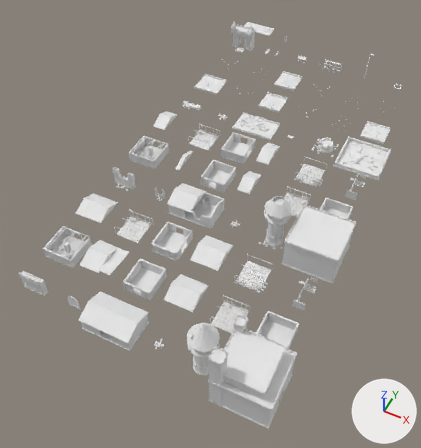
Two versions of the FBX model assets/castle/castle_kit.fbx, one commit apart.
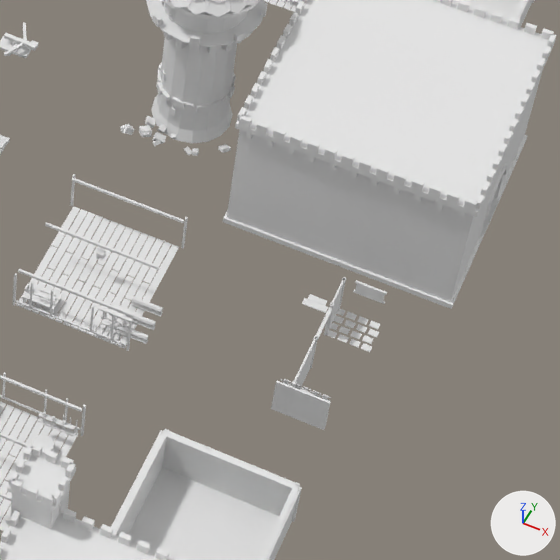
The first picture shows the older version from a camera (50 mm lens) standing at (139.0, -64.0, 387.0) and looking at (-26.0, 267.0, -26.0). The close-ups show the older and then the newer version on the part from 55% to 85% of the width and 48% to 76% of the height of that picture. Only the edits that show in the close-ups are written down. Lighting does not change. The marker at lower right points along +X, +Y and +Z. Where no turn or scale is listed for an object, it has been applied to the vertices. Vertices at exactly the same position are counted once.

In view in the first close-up: 'Alchemist_Detail', 'Blacksmith_Detail', 'Carpenter_Detail', 'Fletcher', 'Fletcher_Damaged', 'Keep', 'Keep_Damaged', 'Wall_Corner_Tower_Damaged' and 3 more.
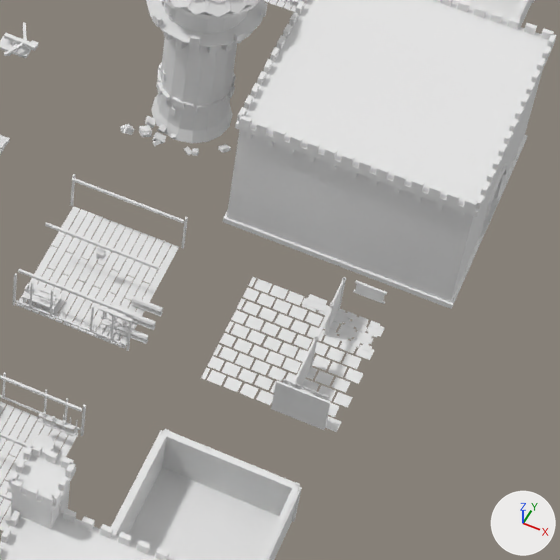
What differs and where, as boxes (x1, y1, x2, y2) in the close-ups (560 x 560 px):
'Blacksmith_Detail', reshaped (60% wider): before (271, 277, 387, 430); after (201, 277, 387, 432)
part 1 of me_blacksmith_detail, built on: before (356, 324, 367, 333); after (201, 277, 385, 432)

The change in detail:
me_blacksmith_detail is used by ob_blacksmith_detail; location (80.0, 210.0, 0.0).
me_blacksmith_detail had 424 vertices, 676 faces and spanned x -2.3..12.6, y -13.1..14.0, z 0.7..9.8.
me_blacksmith_detail now has 732 vertices, 830 faces and spans x -12.6..13.1, y -13.1..14.0, z 0.7..9.8.
me_blacksmith_detail part 1: 1 vertex moved within x 8.6, y 9.8, z 0.8; 308 vertices added at x -12.6..13.1, y -12.6..12.6, z 0.7..0.8.
